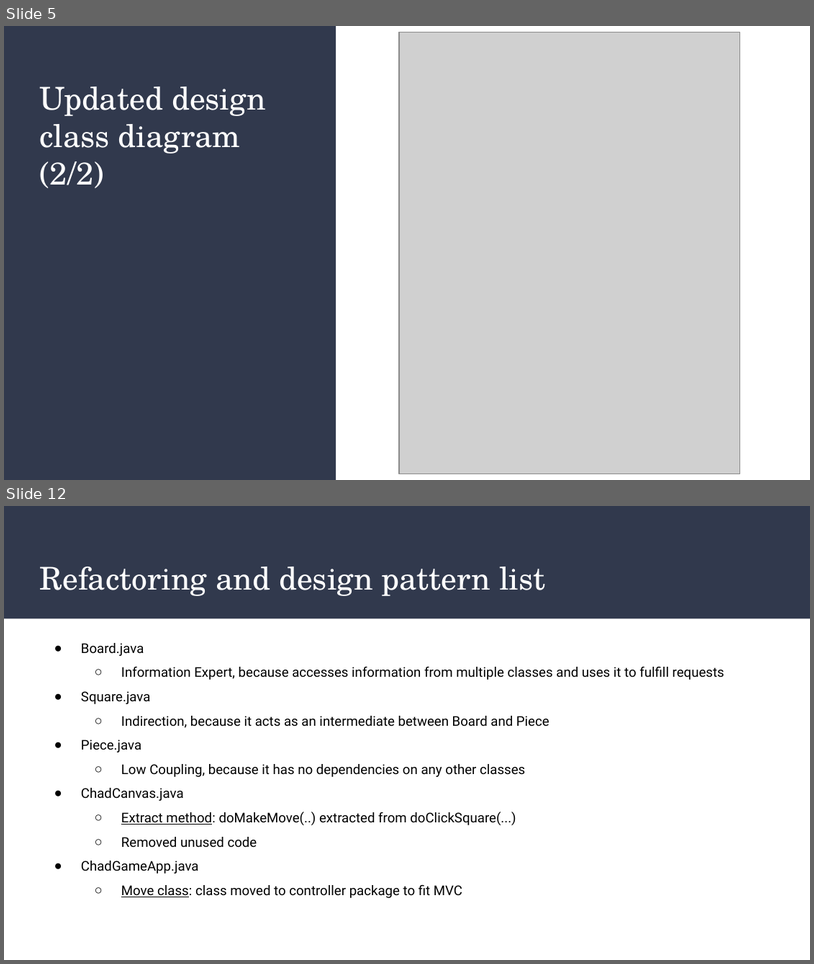
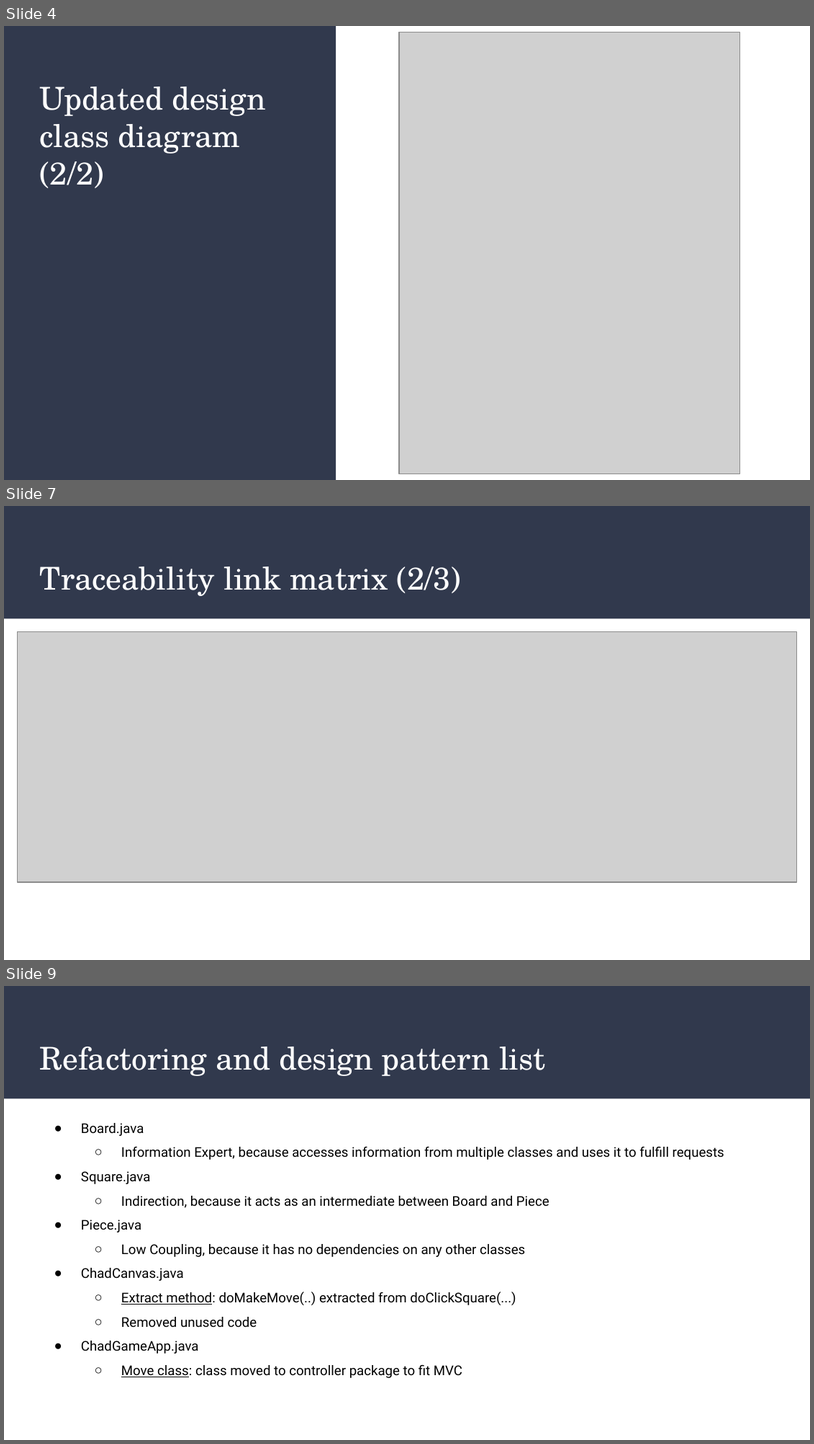
Before and after one commit to zachgood/cs414-f17-301-Function-Chaos, a slide deck: P4_ Improving the internal design.pptx. Shown one above the other, each under a label of ours: slides 5 and 12 before the commit, slides 4, 7 and 9 after it; the slides between them are not shown. The pictures are 814x964 and 814x1444 pixels, drawn with LibreOffice and Linux fonts; fonts in the diff are those of the drawing; grey boxes stand for pictures. Boxes give left, top, right and bottom in pixels: in the first picture for what was removed or moved away, otherwise in the second. Text is boxed around its words. In the diff, an @@ line names an element or a change of style, - is before the commit and + after.

```diff
--- a/P4_ Improving the internal design.pptx
+++ b/P4_ Improving the internal design.pptx
@@ slide 7 added at (x1=4, y1=506, x2=810, y2=960), background #FFFFFF; not listed: 1 template element that a slide beside it also shows @@
@@ title added at (x1=39, y1=566, x2=461, y2=596), 28 pt, text #FFFFFF @@
+Traceability link matrix (2/3)
@@ picture added at (x1=18, y1=632, x2=797, y2=882) @@
@@ what was slide 5 is now slide 4 @@
@@ what was slide 12 is now slide 9 @@
```
Also in this commit, not shown: 5 slides changed, 3 other slides added, 1 slide removed.
